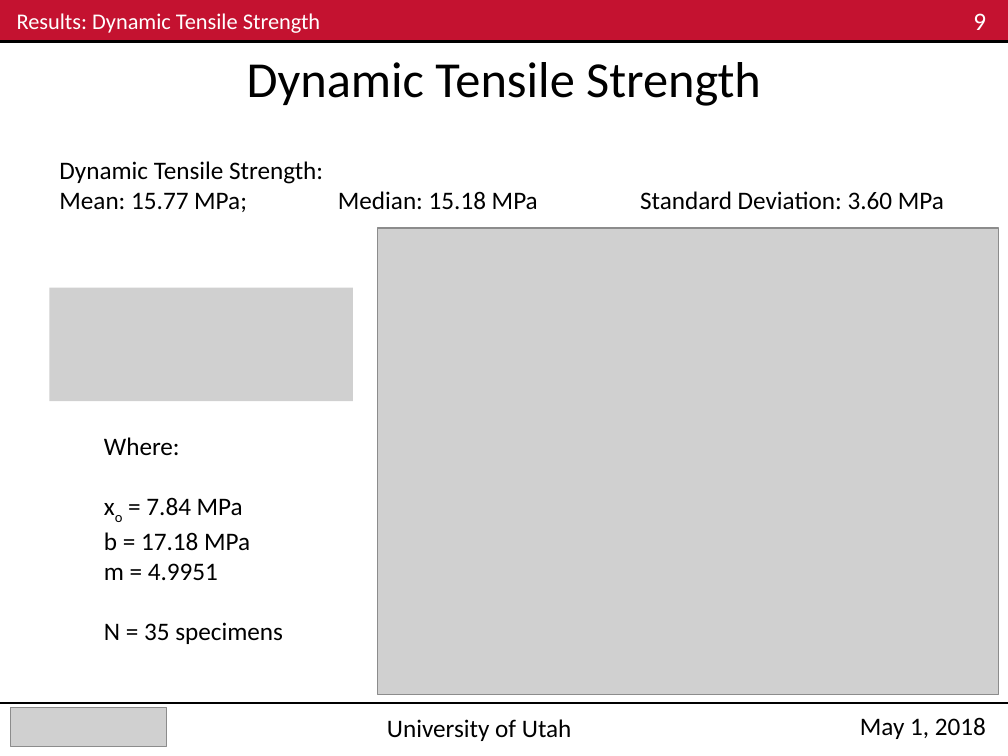
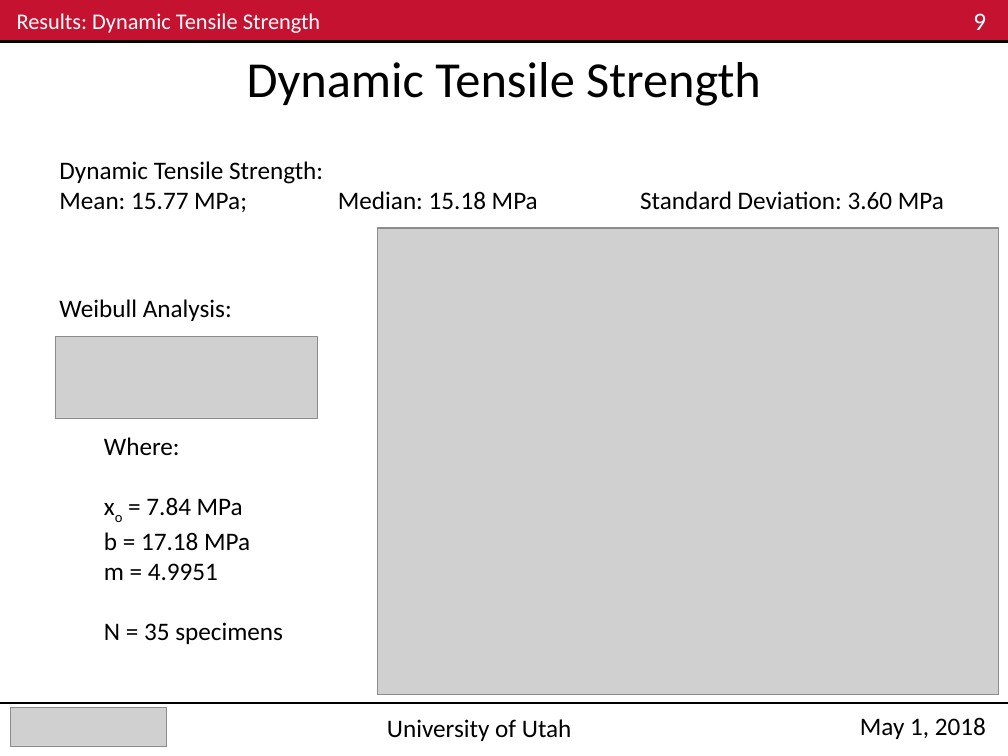
Before and after one commit to Mar-ten/PMAA_Fracture, a slide deck: slide 9 of ME EN 6960_Group4_Exp3_Nick.pptx. Drawn at 1008x756 pixels with LibreOffice and Linux fonts; fonts in the diff are those of the drawing; grey boxes stand for pictures. Boxes give left, top, right and bottom in pixels: in the first picture for what was removed or moved away, otherwise in the second. Text is boxed around its words. In the diff, an @@ line names an element or a change of style, - is before the commit and + after.

```diff
--- a/ME EN 6960_Group4_Exp3_Nick.pptx
+++ b/ME EN 6960_Group4_Exp3_Nick.pptx
@@ picture removed at (49, 287, 353, 400) @@
@@ text added at (59, 299, 232, 321), 18 pt, text #000000 @@
+Weibull Analysis:
@@ picture added at (55, 337, 317, 418) @@
```
Also in this commit, not shown: 6 other slides changed, 1 other file.
